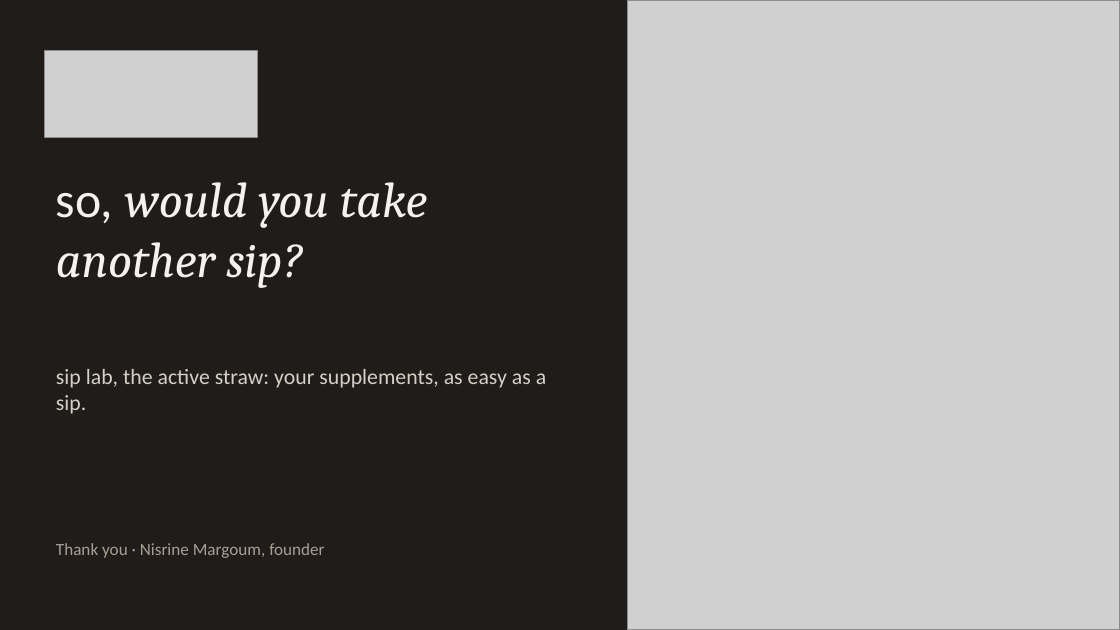
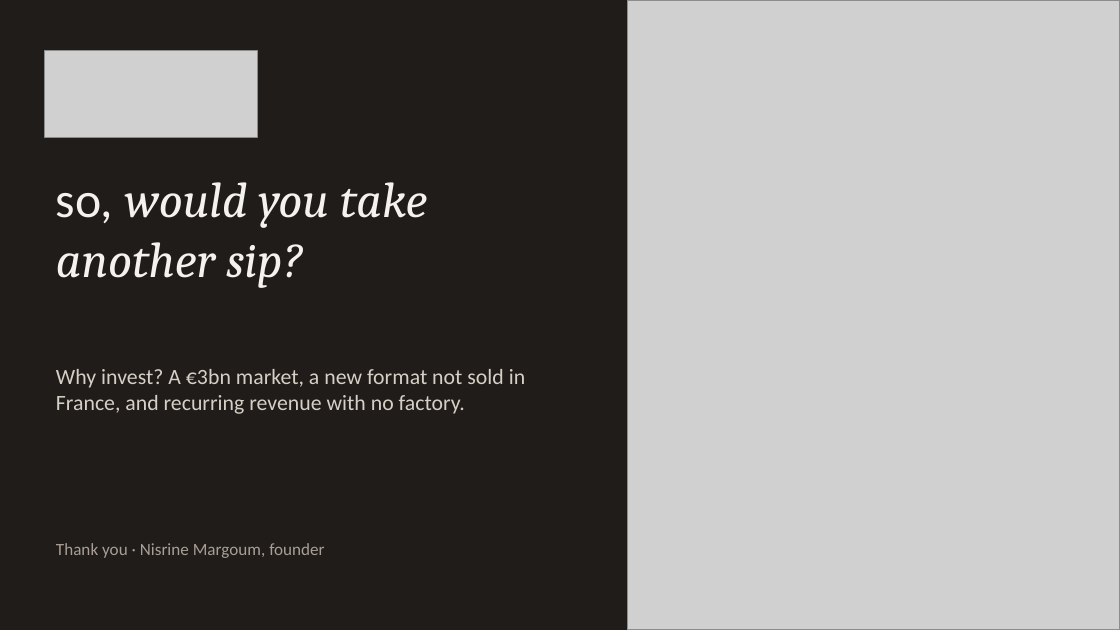
Before and after one commit to nisrine-max/mon-sitee, a slide deck: slide 15 of Dossier_sip_lab/10_Pitchs_et_presentations/Investor_Pitch_sip_lab.pptx (slide 14 before the commit). Drawn at 1120x630 pixels with LibreOffice and Linux fonts; fonts in the diff are those of the drawing; grey boxes stand for pictures. Boxes give left, top, right and bottom in pixels: in the first picture for what was removed or moved away, otherwise in the second. Text is boxed around its words. In the diff, an @@ line names an element or a change of style, - is before the commit and + after.

```diff
--- a/Dossier_sip_lab/10_Pitchs_et_presentations/Investor_Pitch_sip_lab.pptx
+++ b/Dossier_sip_lab/10_Pitchs_et_presentations/Investor_Pitch_sip_lab.pptx
@@ text at (x1=56, y1=369, x2=525, y2=414): text changed @@
-sip lab, the active straw: your supplements, as easy as a sip.
+Why invest? A €3bn market, a new format not sold in France, and recurring revenue with no factory.
```
Also in this commit, not shown: 6 other slides changed, 1 slide added, 1 other file.
